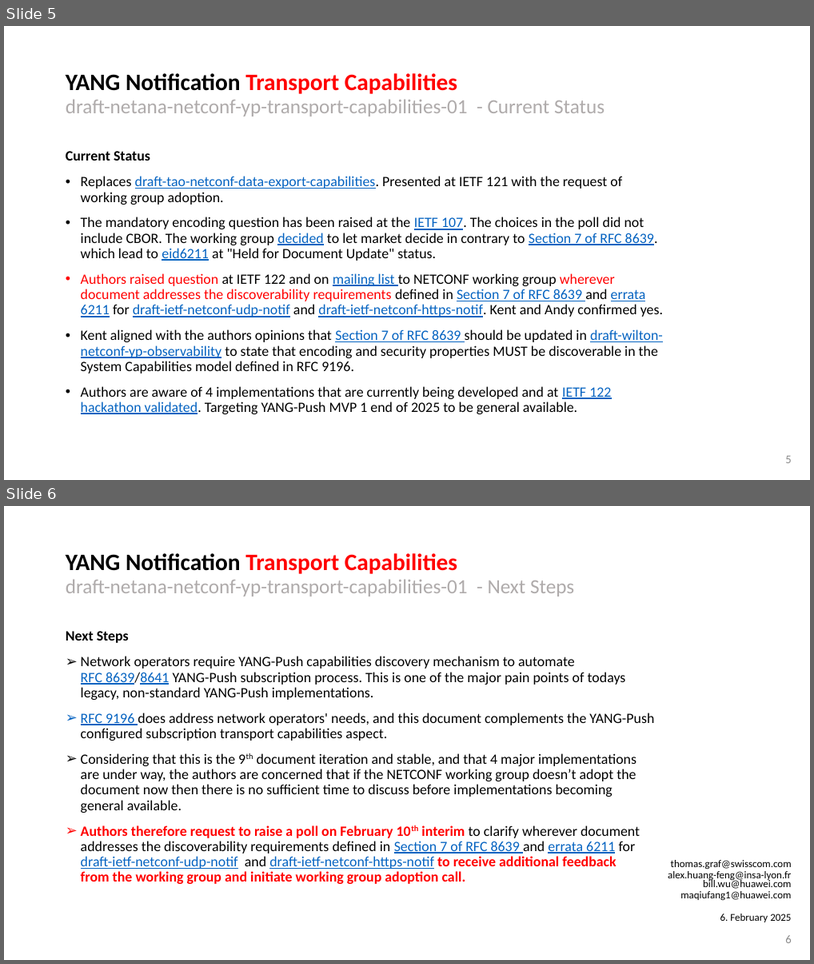
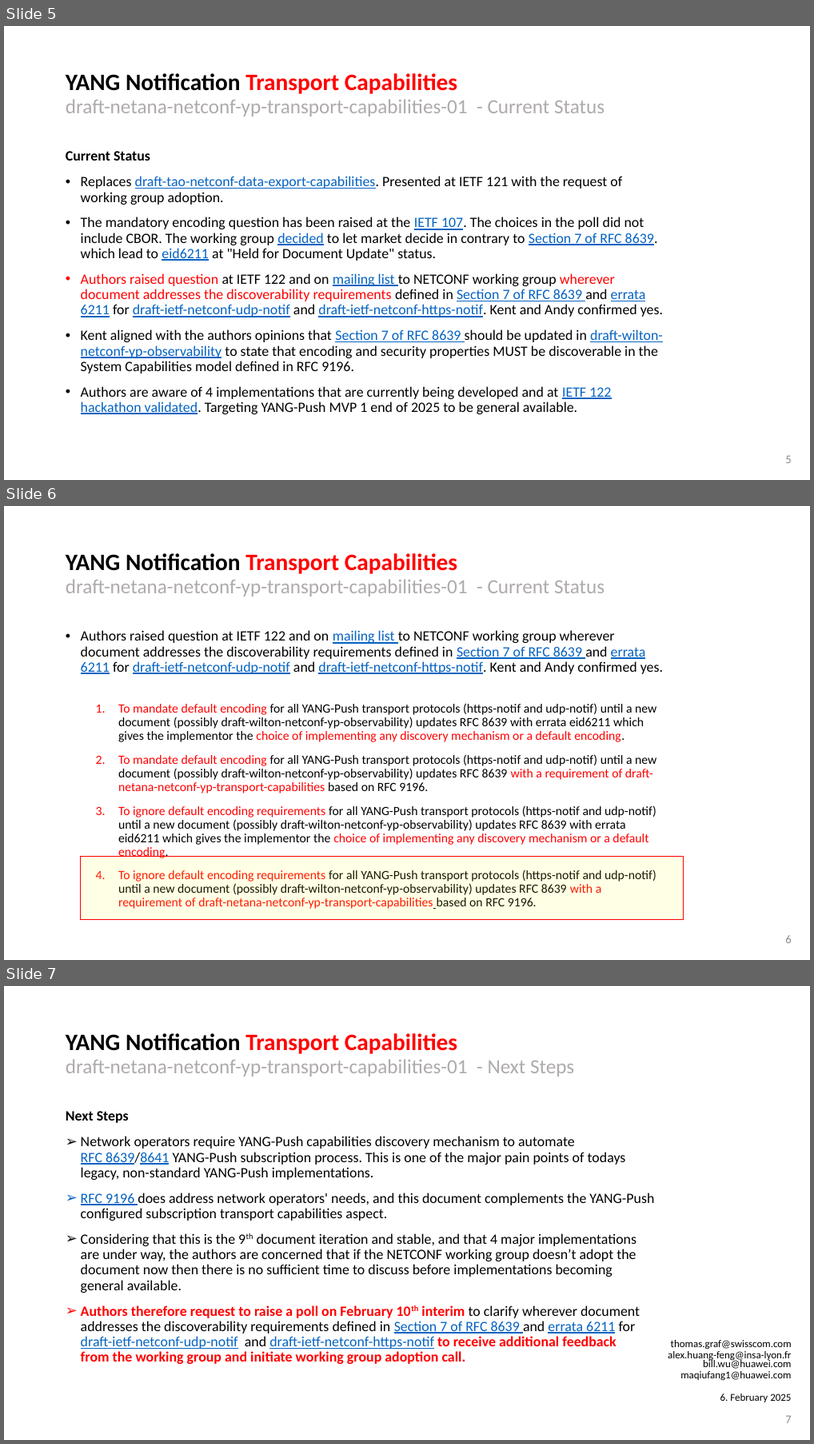
Before and after one commit to network-analytics/ietf-network-analytics-document-status, a slide deck: 122/NETCONF/netconf-nmop-interim-draft-netana-netconf-yp-transport-capabilities-02.pptx. Shown one above the other, each under a label of ours: slides 5 and 6 before the commit, slides 5, 6 and 7 after it. The pictures are 814x964 and 814x1444 pixels, drawn with LibreOffice and Linux fonts; fonts in the diff are those of the drawing. Boxes give left, top, right and bottom in pixels: in the first picture for what was removed or moved away, otherwise in the second. Text is boxed around its words. In the diff, an @@ line names an element or a change of style, - is before the commit and + after.

```diff
--- a/122/NETCONF/netconf-nmop-interim-draft-netana-netconf-yp-transport-capabilities-02.pptx
+++ b/122/NETCONF/netconf-nmop-interim-draft-netana-netconf-yp-transport-capabilities-02.pptx
@@ slide 6 added at box(4, 506, 810, 960), background #FFFFFF @@
@@ title added at box(66, 553, 605, 596), 24 pt, text #AFABAB @@
+YANG Notification Transport Capabilities
+draft-netana-netconf-yp-transport-capabilities-01 - Current Status
@@ text added at box(81, 630, 663, 908), 15 pt, text #000000 @@
+• Authors raised question at IETF 122 and on mailing list to NETCONF working group wherever document addresses the discoverability requirements defined in Section 7 of RFC 8639 and errata 6211 for draft-ietf-netconf-udp-notif and draft-ietf-netconf-https-notif. Kent and Andy confirmed yes.
+  1. To mandate default encoding for all YANG-Push transport protocols (https-notif and udp-notif) until a new document (possibly draft-wilton-netconf-yp-observability) updates RFC 8639 with errata eid6211 which gives the implementor the choice of implementing any discovery mechanism or a default encoding.
+  2. To mandate default encoding for all YANG-Push transport protocols (https-notif and udp-notif) until a new document (possibly draft-wilton-netconf-yp-observability) updates RFC 8639 with a requirement of draft-netana-netconf-yp-transport-capabilities based on RFC 9196.
+  3. To ignore default encoding requirements for all YANG-Push transport protocols (https-notif and udp-notif) until a new document (possibly draft-wilton-netconf-yp-observability) updates RFC 8639 with errata eid6211 which gives the implementor the choice of implementing any discovery mechanism or a default encoding.
+  4. To ignore default encoding requirements for all YANG-Push transport protocols (https-notif and udp-notif) until a new document (possibly draft-wilton-netconf-yp-observability) updates RFC 8639 with a requirement of draft-netana-netconf-yp-transport-capabilities based on RFC 9196.
@@ rectangle added at box(80, 856, 684, 920), fill #FFFF00 at 10% opacity, outline #FF0000 1 pt @@
@@ page number added at box(786, 935, 791, 943), 14 pt, text #8C8C8C @@
+6
@@ what was slide 6 is now slide 7 @@
@@ page number at box(786, 1415, 791, 1423): text changed @@
-6
+7
```
Also in this commit, not shown: 3 other files.
